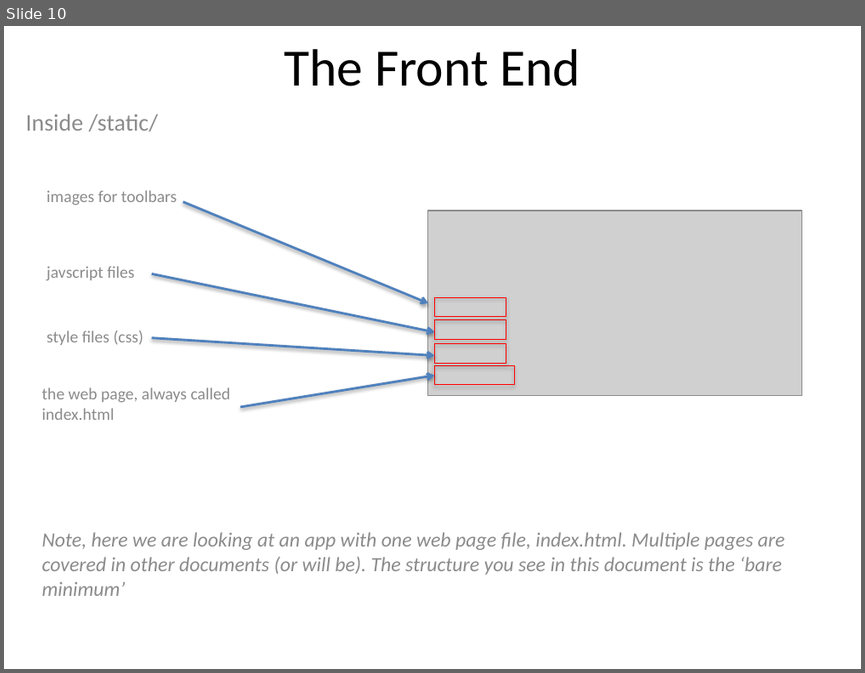
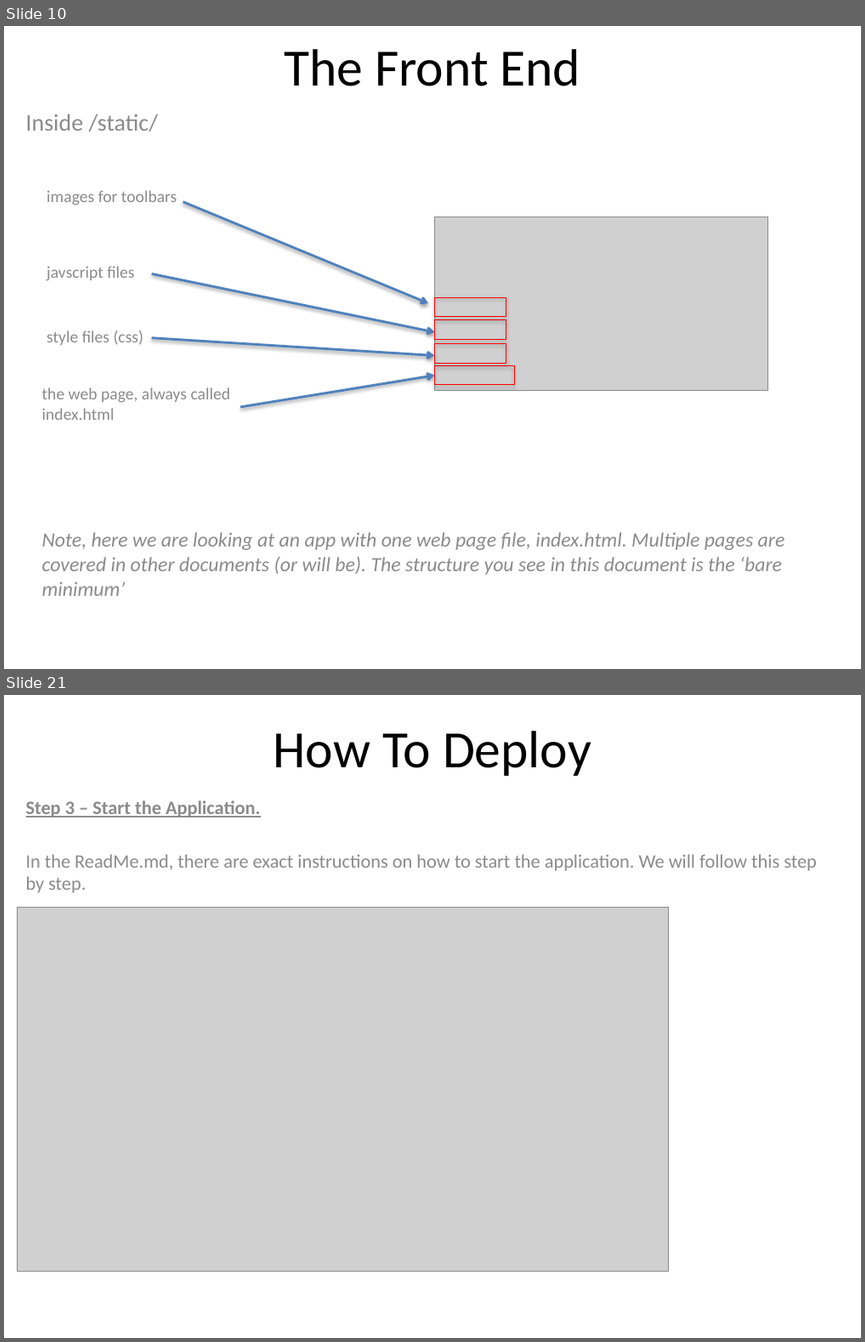
Before and after one commit to SMPirelli/local_dev_example, a slide deck: GuideBook.pptx. Shown one above the other, each under a label of ours: slide 10 before the commit, slides 10 and 21 after it; the slides between them are not shown. The pictures are 865x673 and 865x1342 pixels, drawn with LibreOffice and Linux fonts; fonts in the diff are those of the drawing; grey boxes stand for pictures. Boxes give left, top, right and bottom in pixels: in the first picture for what was removed or moved away, otherwise in the second. Text is boxed around its words. In the diff, an @@ line names an element or a change of style, - is before the commit and + after.

Commit message:
Added Deployment Manual

```diff
--- a/GuideBook.pptx
+++ b/GuideBook.pptx
@@ slide 21 added at box(4, 695, 861, 1338), background #FFFFFF @@
@@ title added at box(273, 731, 591, 776), 44 pt, text #000000 @@
+How To Deploy
@@ subtitle added at box(26, 800, 817, 893), 16 pt, text #8C8C8C @@
+Step 3 – Start the Application.
+In the ReadMe.md, there are exact instructions on how to start the application. We will follow this step by step.
@@ picture added at box(17, 907, 668, 1270) @@
@@ slide 10 changed as well @@
@@ picture: place and size @@
-picture at box(428, 210, 801, 395)
+picture at box(434, 217, 767, 390)
```
Also in this commit, not shown: 4 other slides changed, 13 other slides added, 1 other file.
